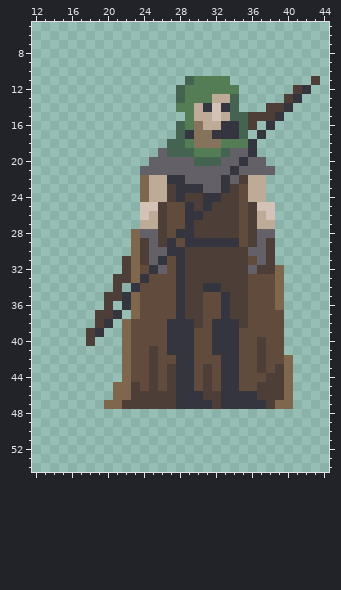
Pixel-art sprite: Sprites/druid.png. The first picture shows the starting point.
The file is 64x64 pixels. Shown: x 12..44, y 5..54.
And afterwards:
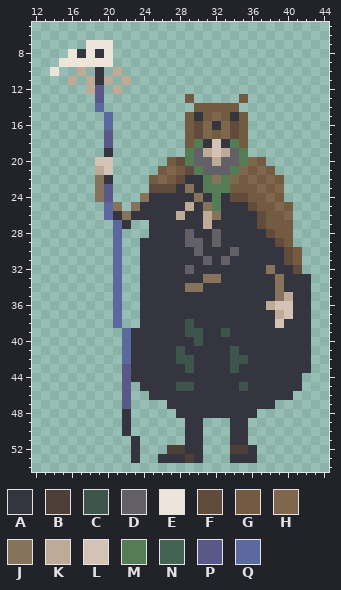
Palette (. is transparent): A #353540  B #4d3f38  C #3e554c  D #636167  E #ede4da  F #604b3d  G #735b42  H #7e674c  J #86735b  K #bdaa97  L #d4c2b6  M #557d55  N #446350  P #5a5888  Q #5c699f
The exact change:
Changed rows in their new state; - is an unchanged pixel.
first column x 14:
 7 ----EEE-----------------------
 8 --EAEAE-----------------------
 9 -EEEEEE-----------------------
10 E--K-A-K----------------------
11 --K-KAK-K------.....---------.
12 ----KP-K------.......------..-
13 -----P--------.G.....G----..--
14 -----Q--------..GGGGG---...---
15 ------Q--------GAGHGAG....----
16 ------Q-------.GFHAHFG.-.-----
17 ------P-------.GFHGHFG-.------
18 ------P------..GMALA-G.-------
19 ------A-----...MDKLK-M.-------
20 -----LL----..GFMDDK--MHG------
21 -----KL---..GHGFM---MHGHG-----
22 -----JA---.GHGFAAMJMHGHGHG----
23 -----JP---.FFF-J-MMMGGGHGH----
24 -----JP---JAAA-AJ-MAF-GGHG----
25 ------QJ-JAAAAAKAJMAAAFGGHG---
26 ------QAJAAAAAK--KJAAAAFGGH---
27 -------QA-.AAAA-AKAAAAAFGGG---
28 -------Q-..AAA-DAADAAAAAFGG---
29 -------Q-.AAA-ADD-D--AAAAFG---
30 -------Q-.AAA--ADAAADAAAAAFG--
31 -------Q..AA-A-AADADAAAAAAFG--
32 -------Q..A-AA-DAAAAAAAAJAAF--
33 -------Q..-AAA-AAJJAAAAAAJAAA-
34 -------Q-.AAAA-JJ--AAAAAAJAAA-
35 ------.Q..AAAA-AAAA-AAAAAJKAA-
36 ------.Q..AAAA-AAAA-AAAAKLLAA-
37 -----..Q-.AAAA-AAAA-AAAAAKLAA-
38 -----..Q..AAA--CAA---AAAALAAA-
39 ----..--QAAAA--CCA-C-AAAAAAAA-
40 ----.---QAAAA---CA---AAAAAAAA-
41 --------QAAAA-C-AA--CAAAAAAAA-
42 --------QAAAAACCAAA-CCAAAAAAA-
43 --------PAAAAA-CAAA-CAAAAAAAA-
44 --------PAAAAA--AAA--AAAAAAA--
45 -------.P.AAAACCAAA--CAAAAAA--
46 -------.P..AAA---AA----AAAA---
47 ------..P....A----A-----A..---
48 --------A-----AAAAAAAAA-------
49 --------A------AA---AA--------
50 --------A------AA---AA--------
51 ---------A-----AA---AA--------
52 ---------A---BBAA---BBA-------
53 ---------A--AAABA---AAA-------
